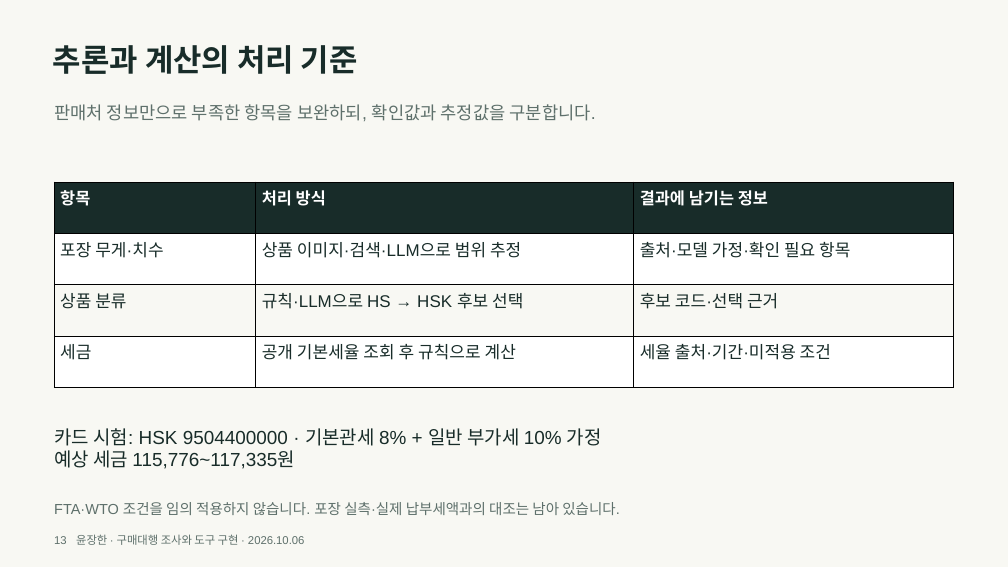
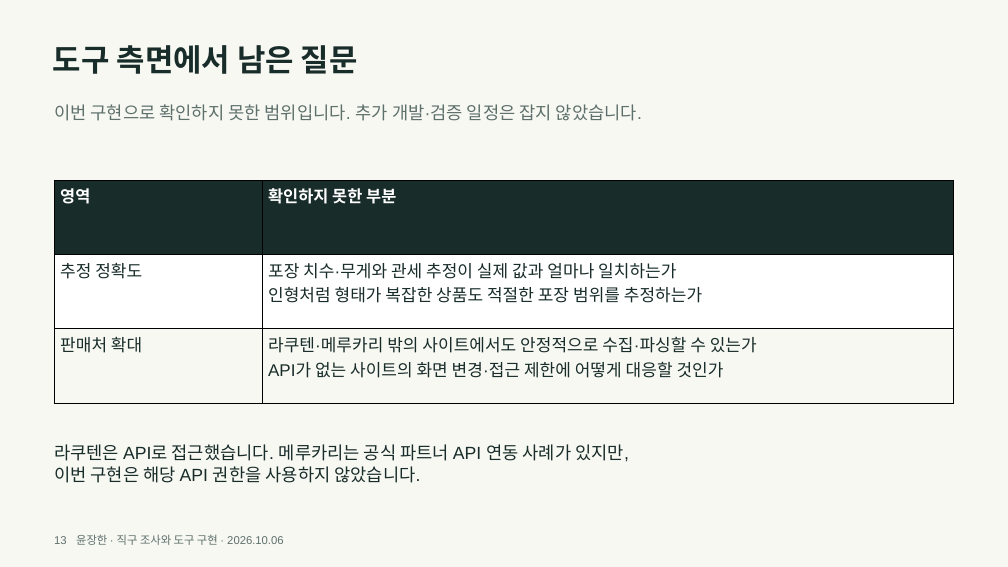
Before and after one commit to y00nZZang/crossborder-purchase-agent, a slide deck: slide 13 of portfolio/crossborder-portfolio.pptx. Drawn at 1008x567 pixels with LibreOffice and Linux fonts; fonts in the diff are those of the drawing. Boxes give left, top, right and bottom in pixels: in the first picture for what was removed or moved away, otherwise in the second. Text is boxed around its words. In the diff, an @@ line names an element or a change of style, - is before the commit and + after.

```diff
--- a/portfolio/crossborder-portfolio.pptx
+++ b/portfolio/crossborder-portfolio.pptx
@@ text at [53, 45, 358, 74]: text changed @@
-추론과 계산의 처리 기준
+도구 측면에서 남은 질문
@@ text at [54, 104, 642, 121]: text changed @@
-판매처 정보만으로 부족한 항목을 보완하되, 확인값과 추정값을 구분합니다.
+이번 구현으로 확인하지 못한 범위입니다. 추가 개발·검증 일정은 잡지 않았습니다.
@@ table at [54, 180, 954, 403] @@
-항목 | 처리 방식 | 결과에 남기는 정보
-포장 무게·치수 | 상품 이미지·검색·LLM으로 범위 추정 | 출처·모델 가정·확인 필요 항목
-상품 분류 | 규칙·LLM으로 HS → HSK 후보 선택 | 후보 코드·선택 근거
-세금 | 공개 기본세율 조회 후 규칙으로 계산 | 세율 출처·기간·미적용 조건
+영역 | 확인하지 못한 부분
+추정 정확도 | 포장 치수·무게와 관세 추정이 실제 값과 얼마나 일치하는가 / 인형처럼 형태가 복잡한 상품도 적절한 포장 범위를 추정하는가
+판매처 확대 | 라쿠텐·메루카리 밖의 사이트에서도 안정적으로 수집·파싱할 수 있는가 / API가 없는 사이트의 화면 변경·접근 제한에 어떻게 대응할 것인가
@@ text at [54, 444, 629, 483]: text changed; size 22.5 to 21 pt @@
-카드 시험: HSK 9504400000 · 기본관세 8% + 일반 부가세 10% 가정
-예상 세금 115,776~117,335원
+라쿠텐은 API로 접근했습니다. 메루카리는 공식 파트너 API 연동 사례가 있지만,
+이번 구현은 해당 API 권한을 사용하지 않았습니다.
@@ text removed at [54, 502, 620, 515] @@
-FTA·WTO 조건을 임의 적용하지 않습니다. 포장 실측·실제 납부세액과의 대조는 남아 있습니다.
@@ text at [54, 534, 283, 545]: text changed @@
-13 윤장한 · 구매대행 조사와 도구 구현 · 2026.10.06
+13 윤장한 · 직구 조사와 도구 구현 · 2026.10.06
```
Also in this commit, not shown: 12 other slides changed, 2 slides added, 2 slides removed, 9 other files.
